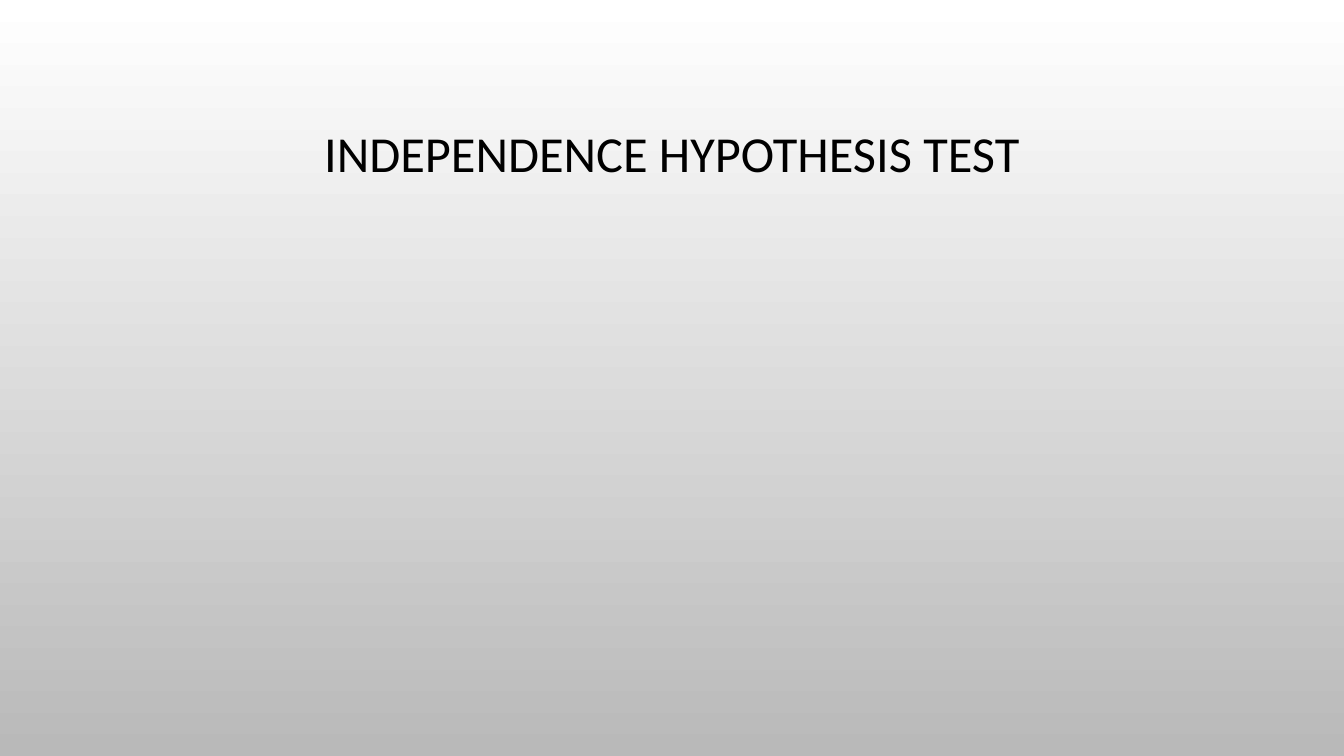
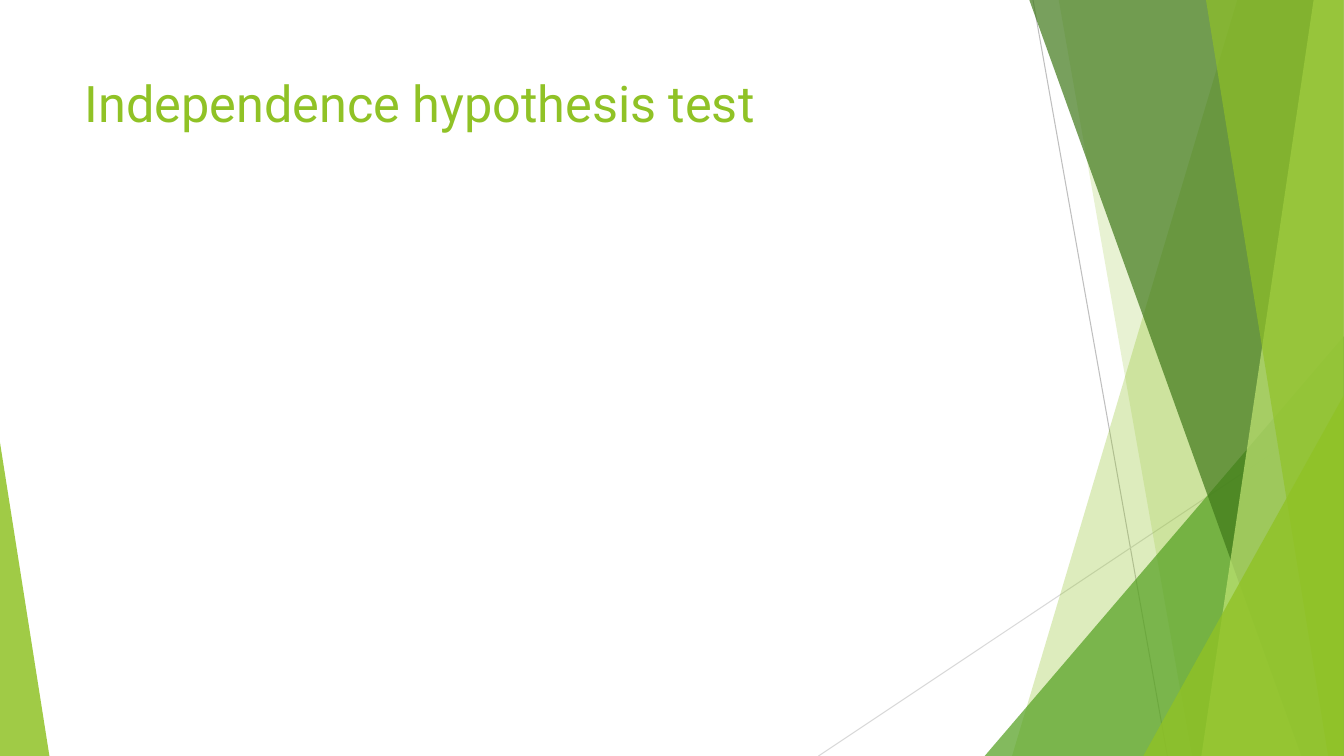
Before and after one commit to himalayahall/CUNY-DATA606, a slide deck: slide 8 of Project/Hakim-Project.pptx. Drawn at 1344x756 pixels with LibreOffice and Linux fonts; fonts in the diff are those of the drawing; background and template pictures are left out. Boxes give left, top, right and bottom in pixels: in the first picture for what was removed or moved away, otherwise in the second. Text is boxed around its words. In the diff, an @@ line names an element or a change of style, - is before the commit and + after.

```diff
--- a/Project/Hakim-Project.pptx
+++ b/Project/Hakim-Project.pptx
@@ background picture (left out) to #FFFFFF @@
@@ title "Independence hypothesis test" at [85,84,755,133]: vertical alignment middle to top @@
@@ title at [85,84,755,133]: text changed; font Calibri to Roboto; text colour #000000 to #90C226 @@
-INDEPENDENCE HYPOTHESIS TEST
+Independence hypothesis test
@@ group added at [0,0,1344,756]: 5 freeform shapes, 3 triangles, 2 lines @@
```
Also in this commit, not shown: 15 other slides changed, 1 slide added, 1 slide removed, 2 other files.
